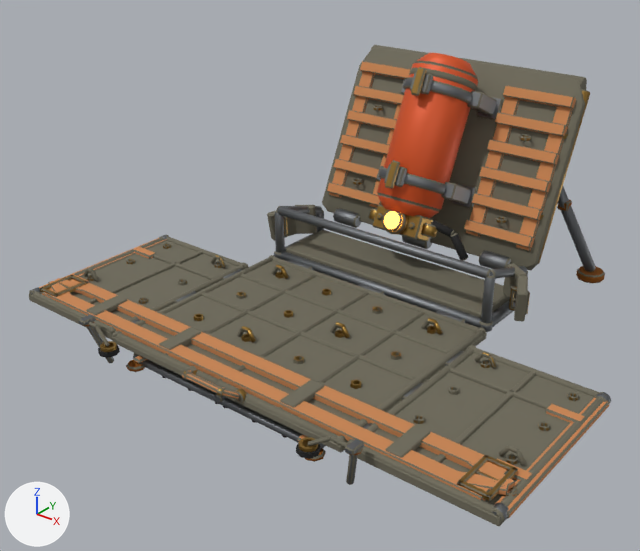
The FBX model Assets/Game/Art/Models/Props/expedition_rig.fbx, before and after one commit.
Both versions are drawn from a 50 mm camera at (1.49, -2.26, 1.33) aimed at (-0.05, -0.34, 0.14). Every picture has the same lights, and +X, +Y and +Z are marked at lower left. The first picture is the older version. Where no turn or scale is listed for an object, it has been applied to the vertices.

Names of what the first picture shows: 'Mesh_Rig_BackPanel', 'Mesh_Rig_BackWebbing_L', 'Mesh_Rig_BackWebbing_R', 'Mesh_Rig_Frame', 'Mesh_Rig_FrontLeaf', 'Mesh_Rig_LashRail', 'Mesh_Rig_LeafGrommets', 'Mesh_Rig_OxygenTank', 'Mesh_Rig_OxygenTank_Bands', 'Mesh_Rig_WingRib_R', 'Mesh_Rig_Wing_L', 'Mesh_Rig_Wing_R' and 9 more.
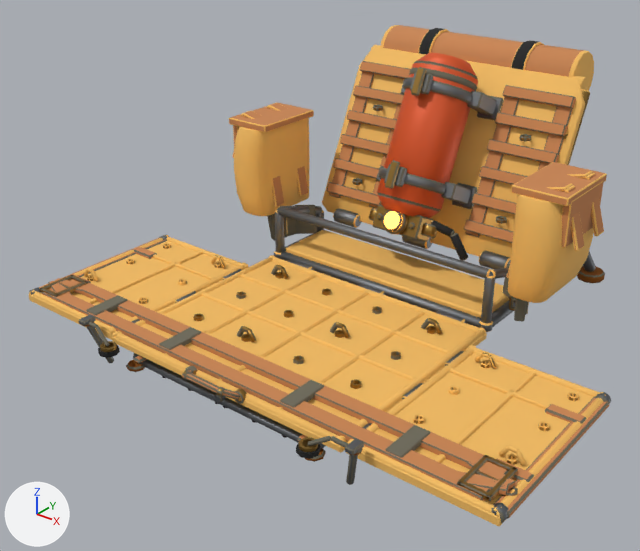
What differs and where, as boxes [x1, y1, x2, y2] in the pictures (640 x 551 px):
'Mesh_Rig_SidePouch_R', added (orange): after [508, 194, 594, 303]
'Mesh_Rig_SidePouch_L', added (orange): after [234, 118, 309, 216]
'Mesh_Rig_Bedroll', added (orange): after [380, 25, 594, 91]
'Mesh_Rig_SidePouchFlap_R', added: after [511, 162, 607, 248]
'Mesh_Rig_SidePouchFlap_L', added: after [229, 103, 314, 149]
'Mesh_Rig_SidePouchStraps_R', added: after [506, 171, 604, 278]
'Mesh_Rig_BedrollStraps', added: after [418, 28, 544, 70]
'Mesh_Rig_SidePouchStraps_L', added: after [233, 103, 309, 207]
part 1 of me_mesh_rig_frame, recoloured (brown to orange): before [274, 206, 528, 332]; after [274, 206, 511, 332]
part 2 of me_mesh_rig_wing_r, recoloured (lighter): [346, 345, 606, 526] in both
part 3 of me_mesh_rig_wing_l, recoloured (lighter): [29, 235, 248, 340] in both
part 4 of me_mesh_rig_frontleaf, recoloured (lighter): [112, 255, 487, 453] in both
part 5 of me_mesh_rig_backpanel, recoloured (brown to orange): before [322, 45, 590, 270]; after [322, 45, 590, 258]

The change, as a list of edits to the scene's bpy script:
```text
Change me_mesh_rig_frontleaf:
    where me_mesh_rig_frontleaf.from_pydata(...)  # 598 vertices, 619 faces; spans x -0.43..0.43, y -0.72..0.01, z -0.016..0.022
    me_mesh_rig_frontleaf part 4: all 583 faces that had it switch from mat_mat_fabric_canvas_faded (brown #6e6a5a) to mat_mat_fabric_canvas_sand (orange #f4bd62)
Change me_mesh_rig_backpanel:
    where me_mesh_rig_backpanel.from_pydata(...)  # 342 vertices, 326 faces; spans x -0.43..0.43, y 0.001..0.342, z -0.037..0.562
    me_mesh_rig_backpanel part 5: all 262 faces that had it switch from mat_mat_fabric_canvas_faded (brown #6e6a5a) to mat_mat_fabric_canvas_sand (orange #f4bd62)
Change me_mesh_rig_wing_l:
    where me_mesh_rig_wing_l.from_pydata(...)  # 1066 vertices, 1165 faces; spans x -0.422..0.011, y -0.3..0.3, z -0.016..0.05
    me_mesh_rig_wing_l part 3: all 1057 faces that had it switch from mat_mat_fabric_canvas_faded (brown #6e6a5a) to mat_mat_fabric_canvas_sand (orange #f4bd62)
Change me_mesh_rig_frame:
    where me_mesh_rig_frame.from_pydata(...)  # 860 vertices, 712 faces; spans x -0.432..0.432, y -0.157..0.161, z -0.005..0.216
    me_mesh_rig_frame part 1: all 450 faces that had it switch from mat_mat_fabric_canvas_faded (brown #6e6a5a) to mat_mat_fabric_canvas_sand (orange #f4bd62)
Change me_mesh_rig_wing_r:
    where me_mesh_rig_wing_r.from_pydata(...)  # 1066 vertices, 1165 faces; spans x -0.011..0.422, y -0.3..0.3, z -0.016..0.05
    me_mesh_rig_wing_r part 2: all 1057 faces that had it switch from mat_mat_fabric_canvas_faded (brown #6e6a5a) to mat_mat_fabric_canvas_sand (orange #f4bd62)
Add ob_mesh_rig_sidepouchstraps_l:
    ob_mesh_rig_sidepouchstraps_l = bpy.data.objects.new('Mesh_Rig_SidePouchStraps_L', me_mesh_rig_sidepouchstraps_l)  # 336 vertices, 324 faces; spans x -0.187..0.018, y -0.086..0.096, z 0.0..0.315; in mat_mat_fabric_canvas_sand (orange #f4bd62), mat_mat_fabric_wing_ochre (orange #c98551)
    ob_mesh_rig_sidepouchstraps_l.location = (-0.465, 0.0, 0.19)
Add ob_mesh_rig_sidepouch_l:
    ob_mesh_rig_sidepouch_l = bpy.data.objects.new('Mesh_Rig_SidePouch_L', me_mesh_rig_sidepouch_l)  # 144 vertices, 130 faces; spans x -0.155..0.0, y -0.153..0.163, z 0.0..0.31; in mat_mat_fabric_canvas_sand (orange #f4bd62)
    ob_mesh_rig_sidepouch_l.location = (-0.465, 0.0, 0.16)
Add ob_mesh_rig_bedroll:
    ob_mesh_rig_bedroll = bpy.data.objects.new('Mesh_Rig_Bedroll', me_mesh_rig_bedroll)  # 252 vertices, 216 faces; spans x -0.371..0.371, y -0.085..0.085, z -0.083..0.083; in mat_mat_fabric_canvas_sand (orange #f4bd62), mat_mat_fabric_wing_ochre (orange #c98551)
    ob_mesh_rig_bedroll.location = (0.0, 0.49, 0.661)
Add ob_mesh_rig_bedrollstraps:
    ob_mesh_rig_bedrollstraps = bpy.data.objects.new('Mesh_Rig_BedrollStraps', me_mesh_rig_bedrollstraps)  # 280 vertices, 280 faces; spans x -0.205..0.205, y -0.093..0.093, z -0.091..0.091; in mat_mat_fabric_canvas_sand (orange #f4bd62), mat_mat_plastic_rubber_black (black #1a1a1a)
    ob_mesh_rig_bedrollstraps.location = (0.0, 0.49, 0.661)
Add ob_mesh_rig_sidepouchstraps_r:
    ob_mesh_rig_sidepouchstraps_r = bpy.data.objects.new('Mesh_Rig_SidePouchStraps_R', me_mesh_rig_sidepouchstraps_r)  # 336 vertices, 324 faces; spans x -0.018..0.187, y -0.086..0.096, z 0.0..0.315; in mat_mat_fabric_canvas_sand (orange #f4bd62), mat_mat_fabric_wing_ochre (orange #c98551)
    ob_mesh_rig_sidepouchstraps_r.location = (0.465, 0.0, 0.19)
Add ob_mesh_rig_sidepouchflap_l:
    ob_mesh_rig_sidepouchflap_l = bpy.data.objects.new('Mesh_Rig_SidePouchFlap_L', me_mesh_rig_sidepouchflap_l)  # 314 vertices, 324 faces; spans x -0.158..0.01, y -0.125..0.135, z -0.139..0.022; in mat_mat_fabric_canvas_sand (orange #f4bd62), mat_mat_fabric_wing_ochre (orange #c98551), mat_mat_metal_brass_tarnished (brown #9c7b3f)
    ob_mesh_rig_sidepouchflap_l.location = (-0.465, 0.0, 0.47)
Add ob_mesh_rig_sidepouch_r:
    ob_mesh_rig_sidepouch_r = bpy.data.objects.new('Mesh_Rig_SidePouch_R', me_mesh_rig_sidepouch_r)  # 144 vertices, 130 faces; spans x 0.0..0.155, y -0.153..0.163, z 0.0..0.31; in mat_mat_fabric_canvas_sand (orange #f4bd62)
    ob_mesh_rig_sidepouch_r.location = (0.465, 0.0, 0.16)
Add ob_mesh_rig_sidepouchflap_r:
    ob_mesh_rig_sidepouchflap_r = bpy.data.objects.new('Mesh_Rig_SidePouchFlap_R', me_mesh_rig_sidepouchflap_r)  # 314 vertices, 324 faces; spans x -0.01..0.158, y -0.125..0.135, z -0.139..0.022; in mat_mat_fabric_canvas_sand (orange #f4bd62), mat_mat_fabric_wing_ochre (orange #c98551), mat_mat_metal_brass_tarnished (brown #9c7b3f)
    ob_mesh_rig_sidepouchflap_r.location = (0.465, 0.0, 0.47)
```
